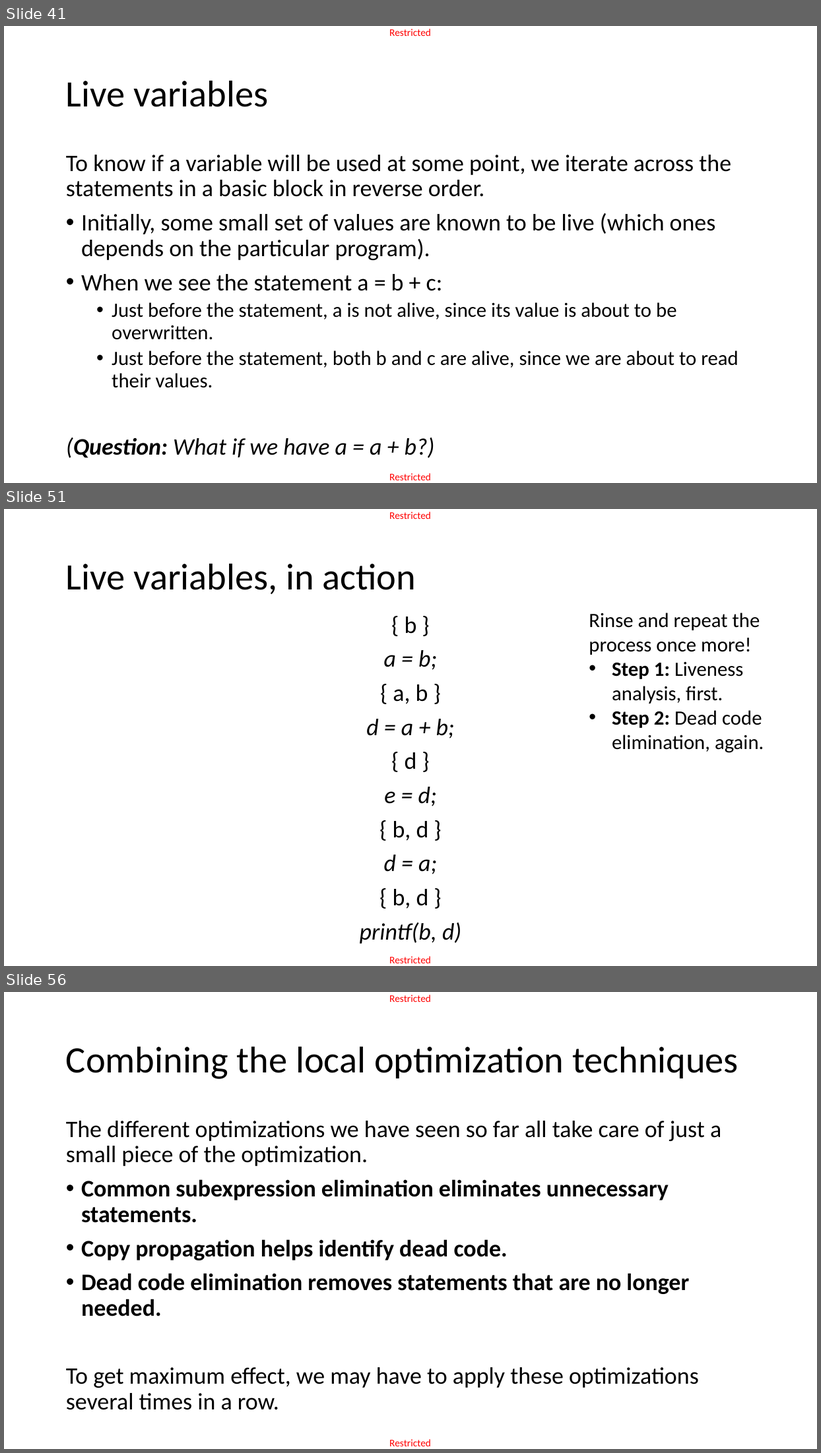
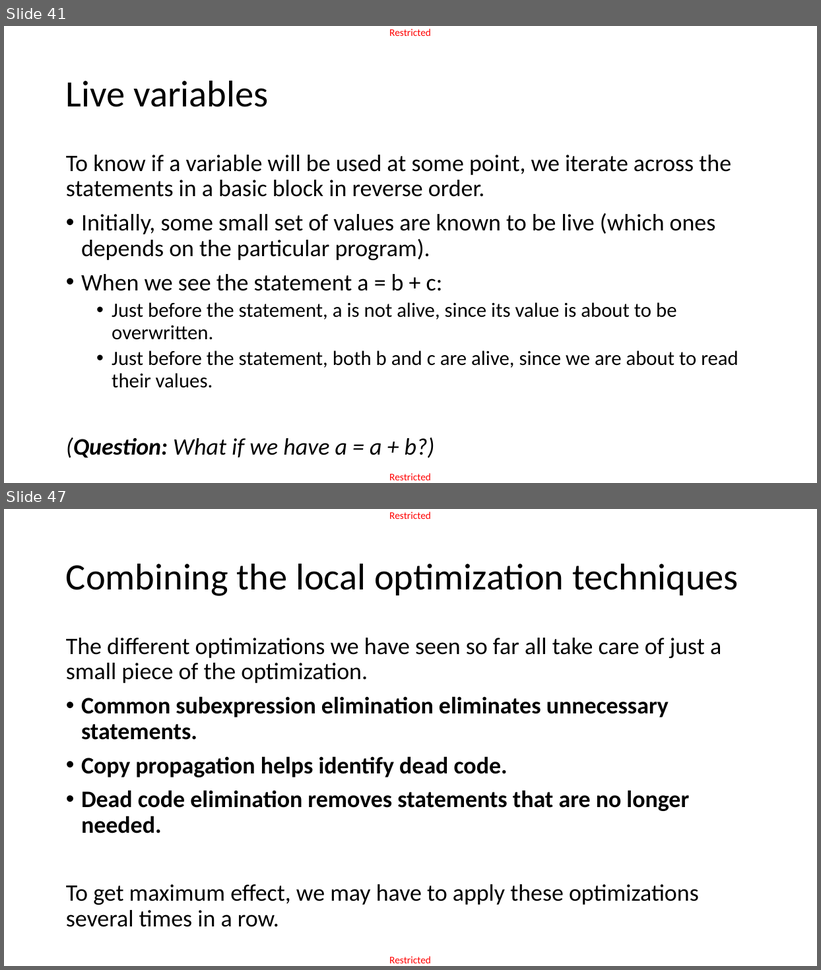
Before and after one commit to matthieudemari/SUTD_PLC_50_051, a slide deck: W13/W13S1/W13S1.pptx. Shown one above the other, each under a label of ours: slides 41, 51 and 56 before the commit, slides 41 and 47 after it; the slides between them are not shown. The pictures are 821x1453 and 821x970 pixels, drawn with LibreOffice and Linux fonts; fonts in the diff are those of the drawing. Boxes give left, top, right and bottom in pixels: in the first picture for what was removed or moved away, otherwise in the second. Text is boxed around its words. In the diff, an @@ line names an element or a change of style, - is before the commit and + after.

Commit message:
Simplified the liveness analysis exmaple in W13S1.

```diff
--- a/W13/W13S1/W13S1.pptx
+++ b/W13/W13S1/W13S1.pptx
@@ slide 51 removed at (4, 509, 817, 966), background #FFFFFF; not listed: 2 template elements that a slide beside it also shows @@
@@ title removed at (66, 563, 416, 594) @@
-Live variables, in action
@@ text removed at (360, 617, 461, 944) @@
-{ b }
-a = b;
-{ a, b }
-d = a + b;
-{ d }
-e = d;
-{ b, d }
-d = a;
-{ b, d }
-printf(b, d)
@@ text removed at (589, 613, 764, 753) @@
-Rinse and repeat the process once more!
-• Step 1: Liveness analysis, first.
-• Step 2: Dead code elimination, again.
@@ what was slide 56 is now slide 47 @@
```
Also in this commit, not shown: 5 slides changed, 8 other slides removed, 1 other file.
